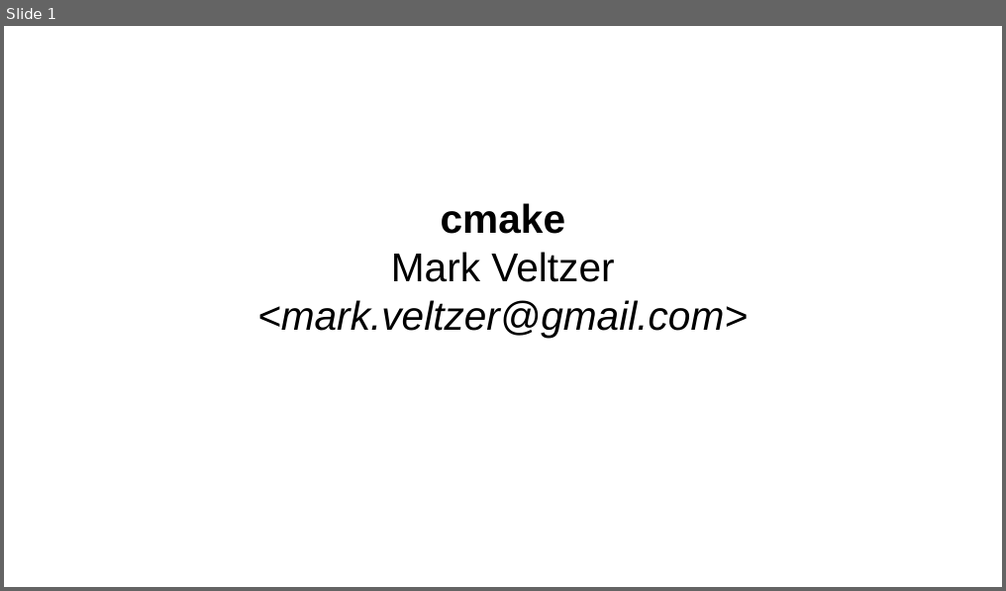
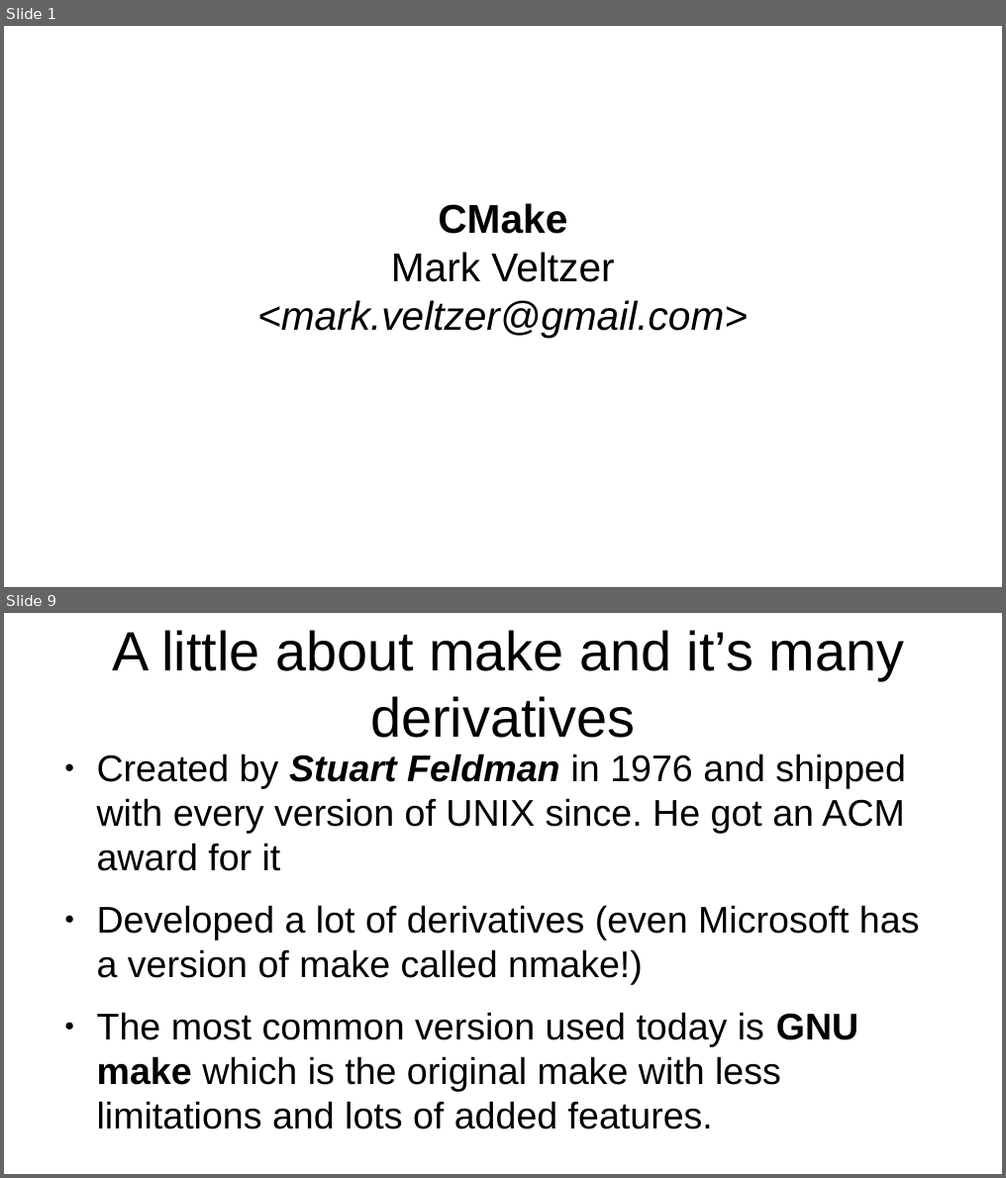
Before and after one commit to veltzer/teaching-slides, a slide deck: odp/cmake/cmake.odp. Shown one above the other, each under a label of ours: slide 1 before the commit, slides 1 and 9 after it; the slides between them are not shown. The pictures are 1006x591 and 1006x1178 pixels, drawn with LibreOffice and Linux fonts; fonts in the diff are those of the drawing. Boxes give left, top, right and bottom in pixels: in the first picture for what was removed or moved away, otherwise in the second. Text is boxed around its words. In the diff, an @@ line names an element or a change of style, - is before the commit and + after.

```diff
--- a/odp/cmake/cmake.odp
+++ b/odp/cmake/cmake.odp
@@ slide 9 added at (4,613,1002,1174), background #FFFFFF @@
@@ title added at (113,630,905,738), 44 pt, text #000000 @@
+A little about make and it’s many derivatives
@@ text added at (97,754,920,1130), 29.6 pt, text #000000 @@
+● Created by Stuart Feldman in 1976 and shipped with every version of UNIX since. He got an ACM award for it
+● Developed a lot of derivatives (even Microsoft has a version of make called nmake!)
+● The most common version used today is GNU make which is the original make with less limitations and lots of added features.
@@ slide 1 changed as well @@
@@ text at (438,203,567,234): text changed @@
-cmake
+CMake
```
Also in this commit, not shown: 34 other slides added.
